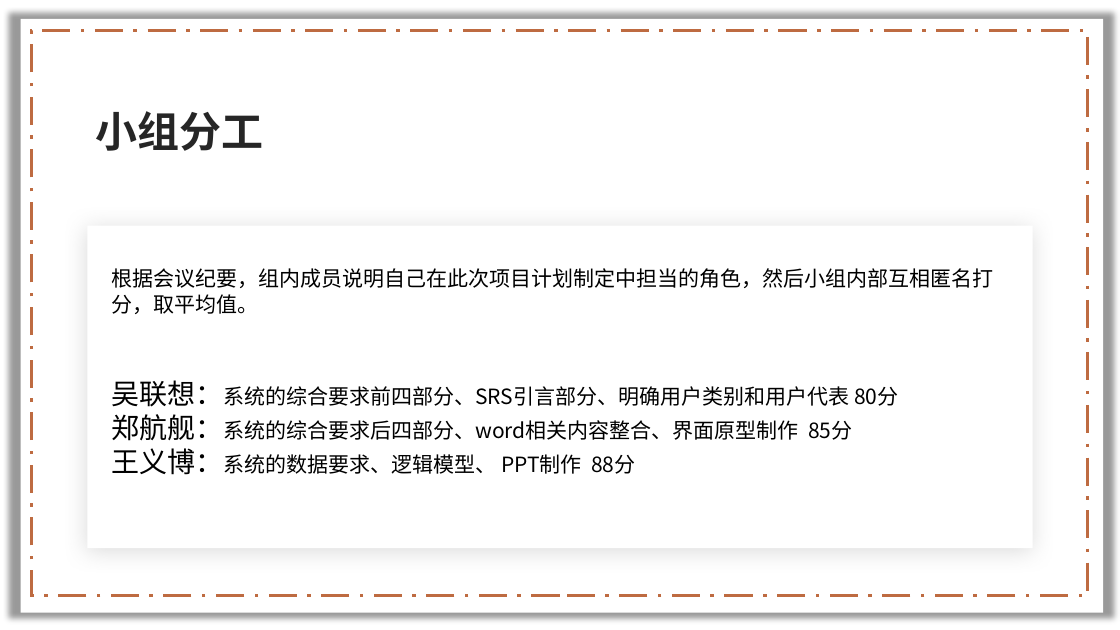
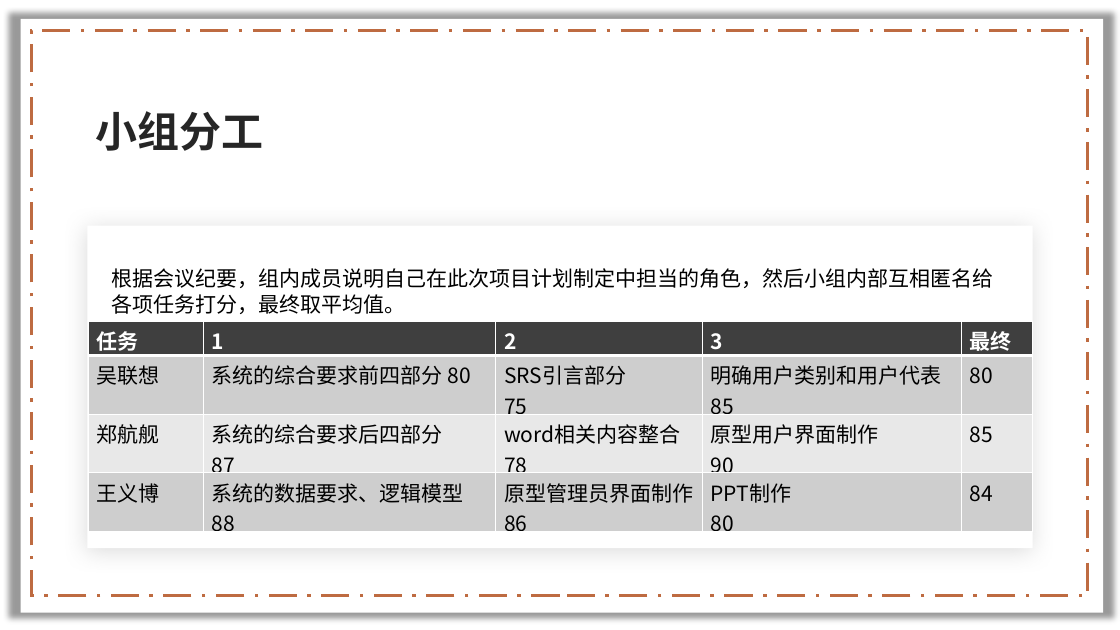
Before and after one commit to lenovo-wu/G11ZUCC, a slide deck: slide 22 of 需求规格说明.pptx (slide 25 before the commit). Drawn at 1120x630 pixels with LibreOffice and Linux fonts; fonts in the diff are those of the drawing; background and template pictures are left out. Boxes give left, top, right and bottom in pixels: in the first picture for what was removed or moved away, otherwise in the second. Text is boxed around its words. In the diff, an @@ line names an element or a change of style, - is before the commit and + after.

Commit message:
更新 需求规格说明.pptx

```diff
--- a/需求规格说明.pptx
+++ b/需求规格说明.pptx
@@ text at [111, 268, 993, 314]: text changed @@
-根据会议纪要，组内成员说明自己在此次项目计划制定中担当的角色，然后小组内部互相匿名打分，取平均值。
+根据会议纪要，组内成员说明自己在此次项目计划制定中担当的角色，然后小组内部互相匿名给各项任务打分，最终取平均值。
@@ table added at [88, 321, 1033, 540], 4 rows, 5 columns @@
+任务 | 1 | 2 | 3 | 最终
+吴联想 | 系统的综合要求前四部分 80 | SRS引言部分 / 75 | 明确用户类别和用户代表 / 85 | 80
+郑航舰 | 系统的综合要求后四部分 / 87 | word相关内容整合 / 78 | 原型用户界面制作 / 90 | 85
+王义博 | 系统的数据要求、逻辑模型 / 88 | 原型管理员界面制作 / 86 | PPT制作 / 80 | 84
@@ text removed at [111, 380, 898, 475] @@
-吴联想：系统的综合要求前四部分、SRS引言部分、明确用户类别和用户代表 80分
-郑航舰：系统的综合要求后四部分、word相关内容整合、界面原型制作 85分
-王义博：系统的数据要求、逻辑模型、 PPT制作 88分
```
Also in this commit, not shown: 3 other slides changed, 1 slide added, 4 slides removed.
